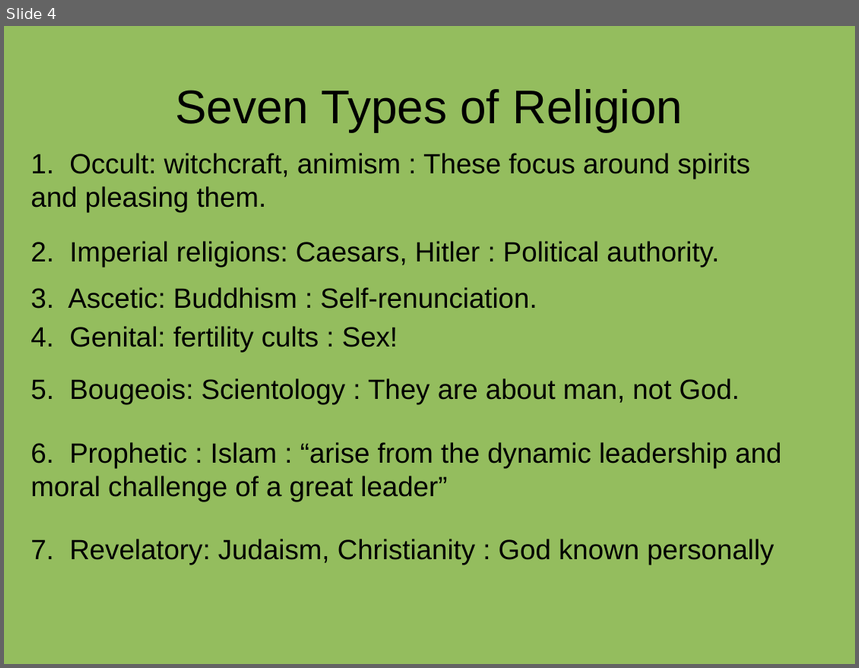
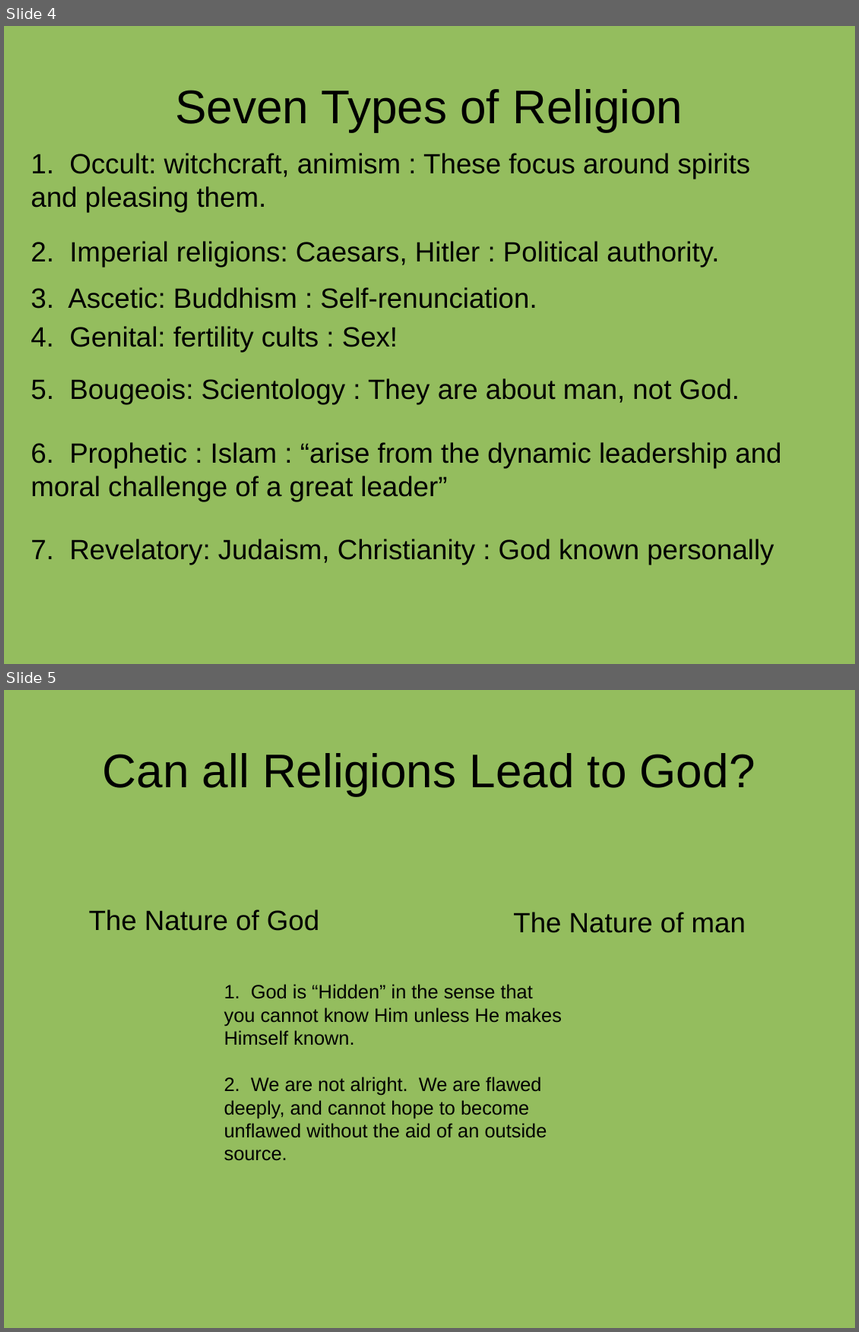
Before and after one commit to qrprat77/sunday_nite_class, a slide deck: sunday_nite_chapter_three.odp. Shown one above the other, each under a label of ours: slide 4 before the commit, slides 4 and 5 after it. The pictures are 859x668 and 859x1332 pixels, drawn with LibreOffice and Linux fonts; fonts in the diff are those of the drawing. Boxes give left, top, right and bottom in pixels: in the first picture for what was removed or moved away, otherwise in the second. Text is boxed around its words. In the diff, an @@ line names an element or a change of style, - is before the commit and + after.

```diff
--- a/sunday_nite_chapter_three.odp
+++ b/sunday_nite_chapter_three.odp
@@ slide 5 added at (4, 690, 855, 1328), background #94BD5E @@
@@ title added at (103, 753, 756, 796), 44 pt, text #000000 @@
+Can all Religions Lead to God?
@@ text added at (89, 910, 319, 931), 26 pt, text #000000 @@
+The Nature of God
@@ text added at (513, 912, 746, 933), 26 pt, text #000000 @@
+The Nature of man
@@ text added at (224, 984, 562, 1161), 18 pt, text #000000 @@
+1. God is “Hidden” in the sense that
+you cannot know Him unless He makes
+Himself known.
+2. We are not alright. We are flawed
+deeply, and cannot hope to become
+unflawed without the aid of an outside
+source.
```
Also in this commit, not shown: 1 slide changed, 1 other slide added, 3 other files.
